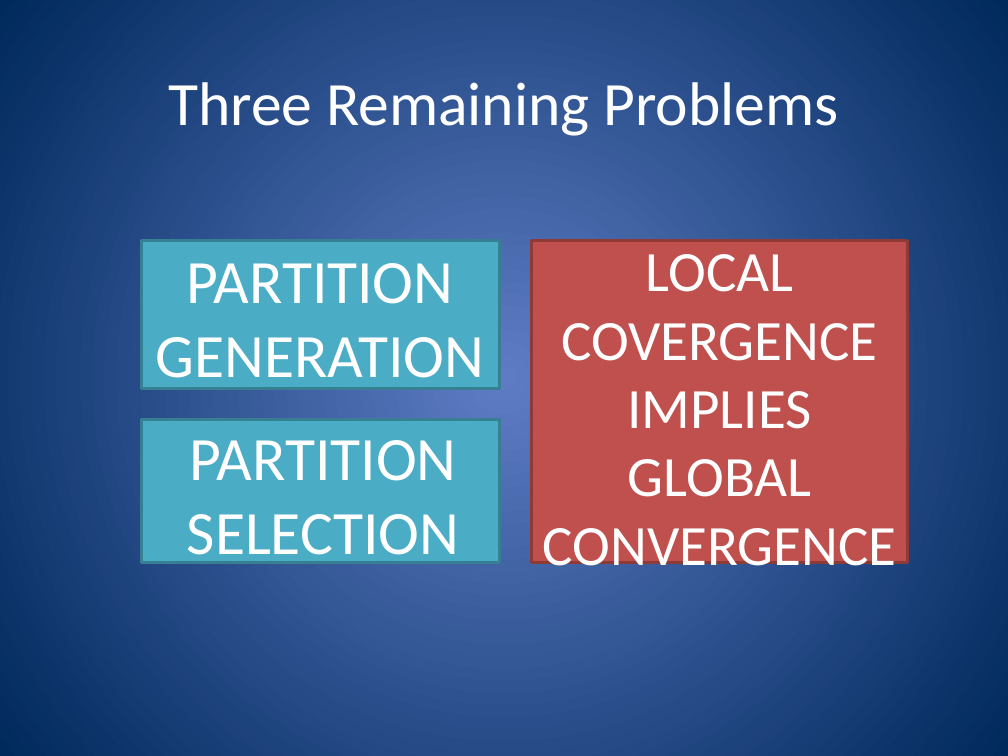
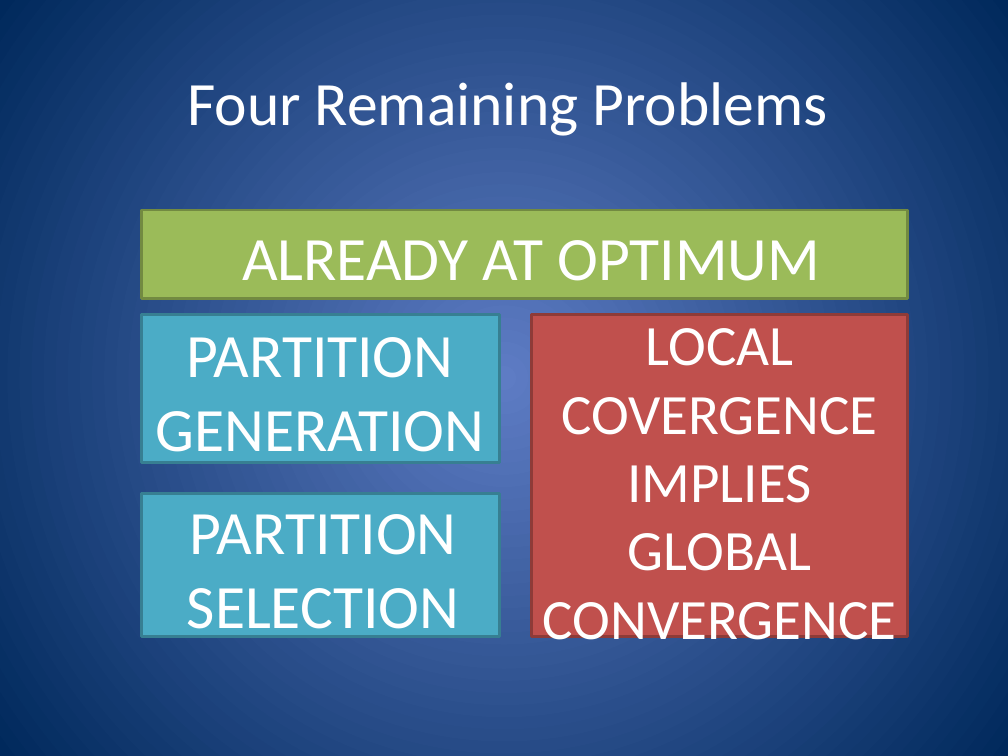
Before and after one commit to nfeltman/RayView, a slide deck: slide 34 of documentation/GroupMeetingPresentation.pptx (slide 24 before the commit). Drawn at 1008x756 pixels with LibreOffice and Linux fonts; fonts in the diff are those of the drawing. Boxes give left, top, right and bottom in pixels: in the first picture for what was removed or moved away, otherwise in the second. Text is boxed around its words. In the diff, an @@ line names an element or a change of style, - is before the commit and + after.

```diff
--- a/documentation/GroupMeetingPresentation.pptx
+++ b/documentation/GroupMeetingPresentation.pptx
@@ text at (187, 82, 827, 136): text changed @@
-Three Remaining Problems
+Four Remaining Problems
@@ rectangle added at (141, 210, 907, 298), fill #9BBB59, outline #738A42 2 pt @@
@@ text added at (242, 240, 820, 281), 44 pt, text #FFFFFF @@
+ALREADY AT OPTIMUM
@@ 3 rectangles, 2 texts, 1 title: place and size @@
-3 rectangles, 2 texts, 1 title at (141, 241, 907, 579)
+3 rectangles, 2 texts, 1 title at (141, 314, 907, 653)
```
Also in this commit, not shown: 8 other slides changed, 13 slides added, 2 slides removed.
